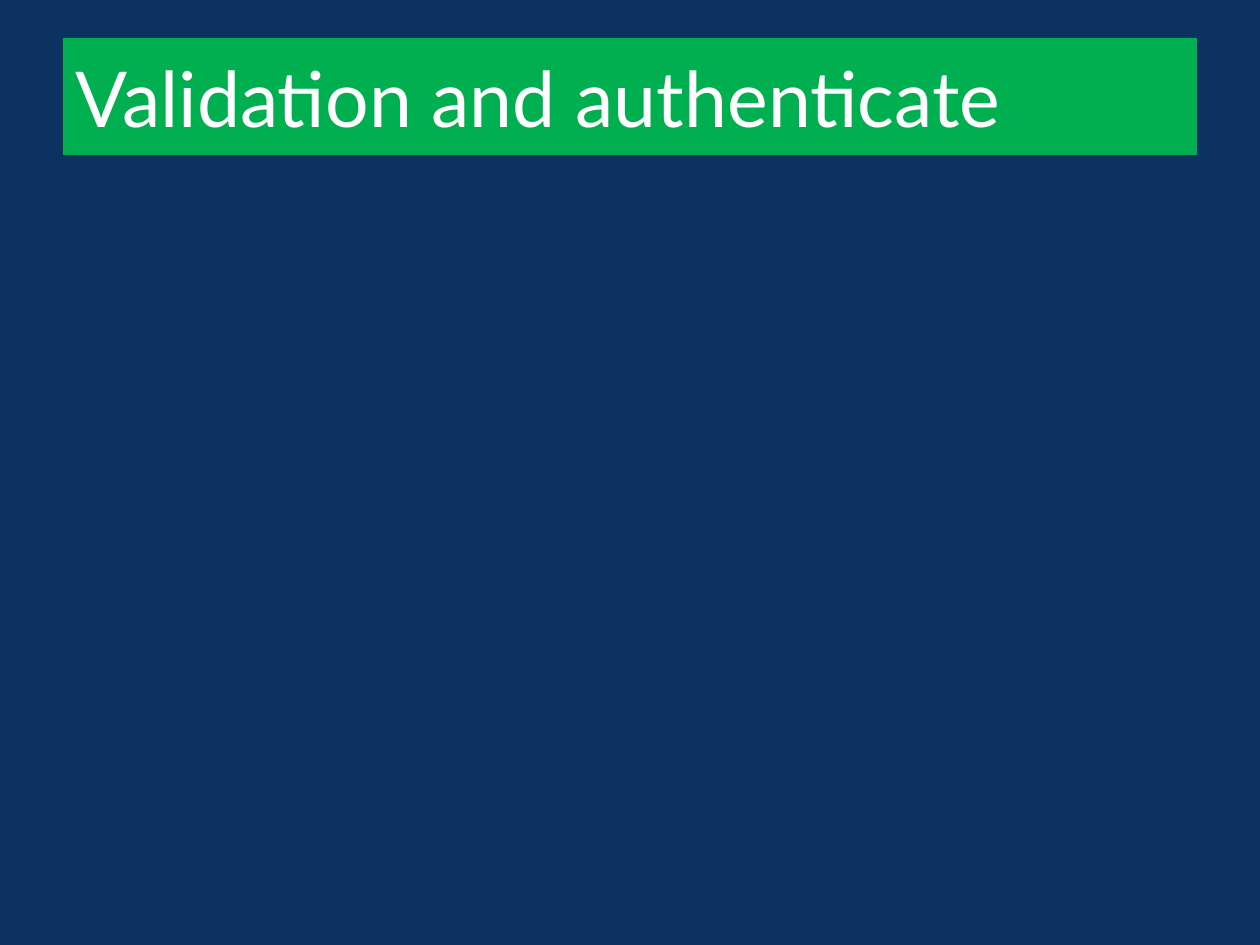
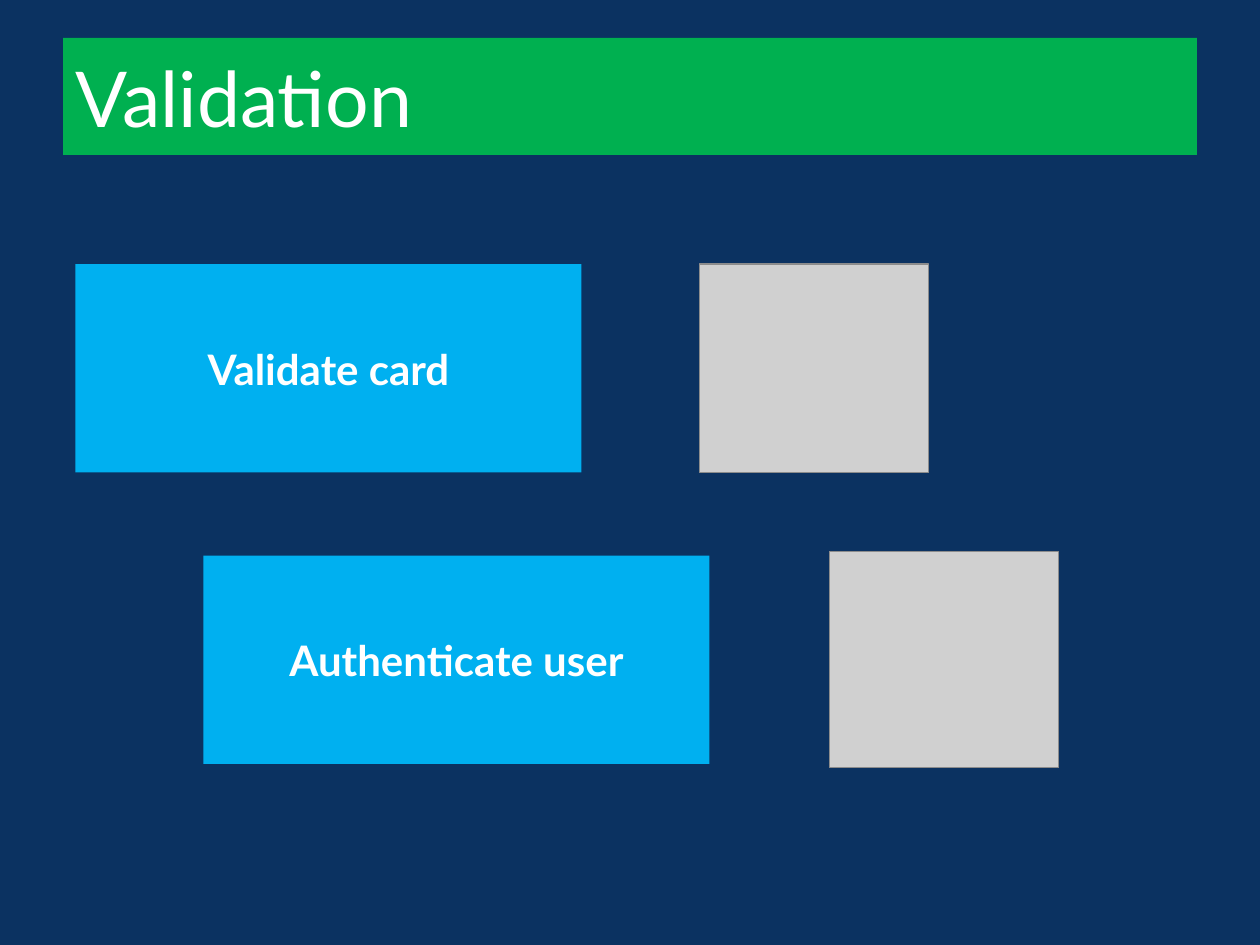
Before and after one commit to heartsmile/ATM_HMPQ, a slide deck: slide 8 of doc/ATM slide.pptx (slide 5 before the commit). Drawn at 1260x945 pixels with LibreOffice and Linux fonts; fonts in the diff are those of the drawing; grey boxes stand for pictures; background and template pictures are left out. Boxes give left, top, right and bottom in pixels: in the first picture for what was removed or moved away, otherwise in the second. Text is boxed around its words. In the diff, an @@ line names an element or a change of style, - is before the commit and + after.

```diff
--- a/doc/ATM slide.pptx
+++ b/doc/ATM slide.pptx
@@ title at bbox=[76, 70, 412, 128]: text changed @@
-Validation and authenticate
+Validation
@@ rectangle added at bbox=[76, 265, 582, 472], fill #00B0F0, 24 pt, text #FFFFFF, bold @@
+Validate card
@@ picture added at bbox=[699, 265, 929, 472] @@
@@ rectangle added at bbox=[203, 556, 709, 764], fill #00B0F0, 24 pt, text #FFFFFF, bold @@
+Authenticate user
@@ picture added at bbox=[830, 552, 1060, 767] @@
```
Also in this commit, not shown: 3 other slides changed, 12 slides added, 2 slides removed.
